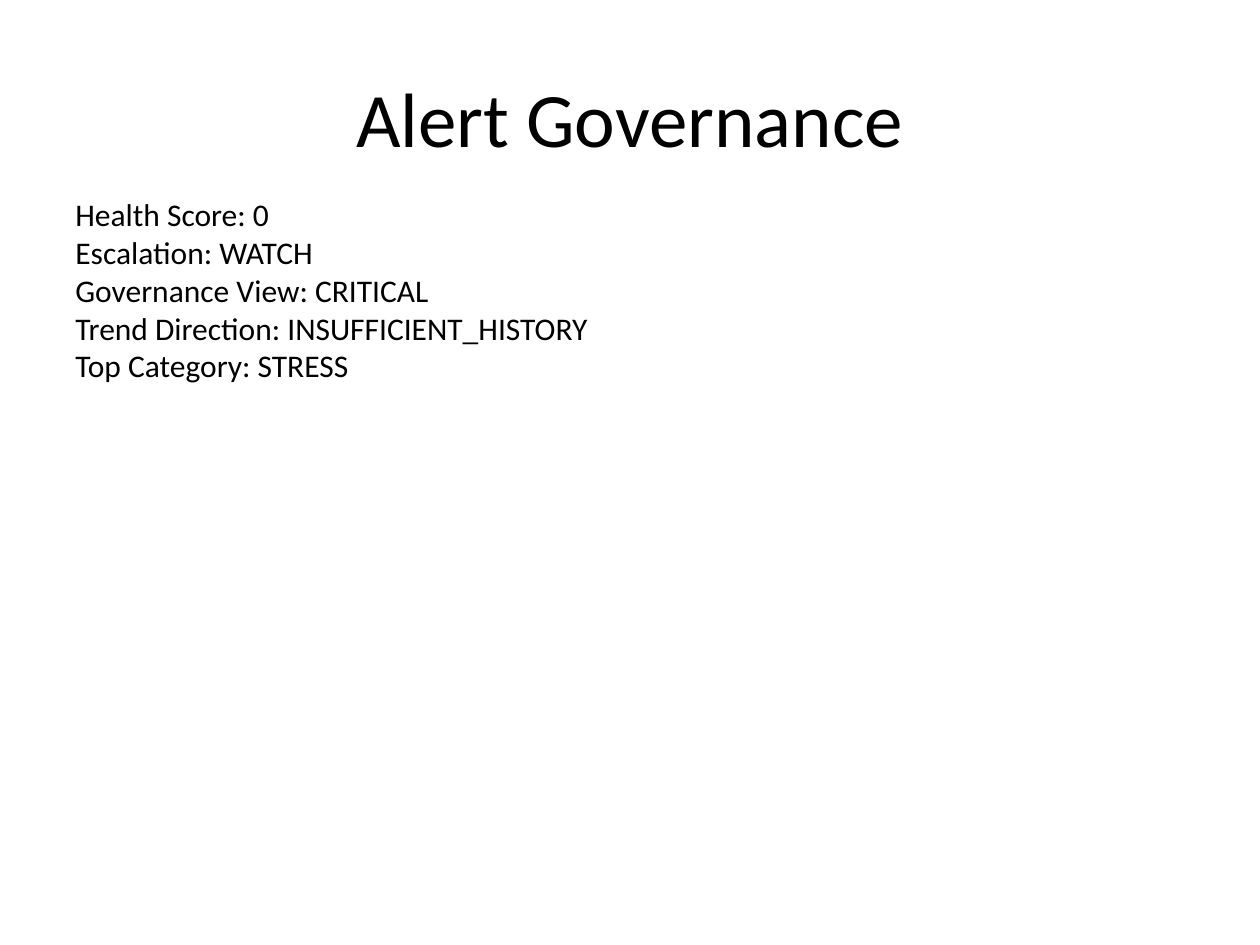
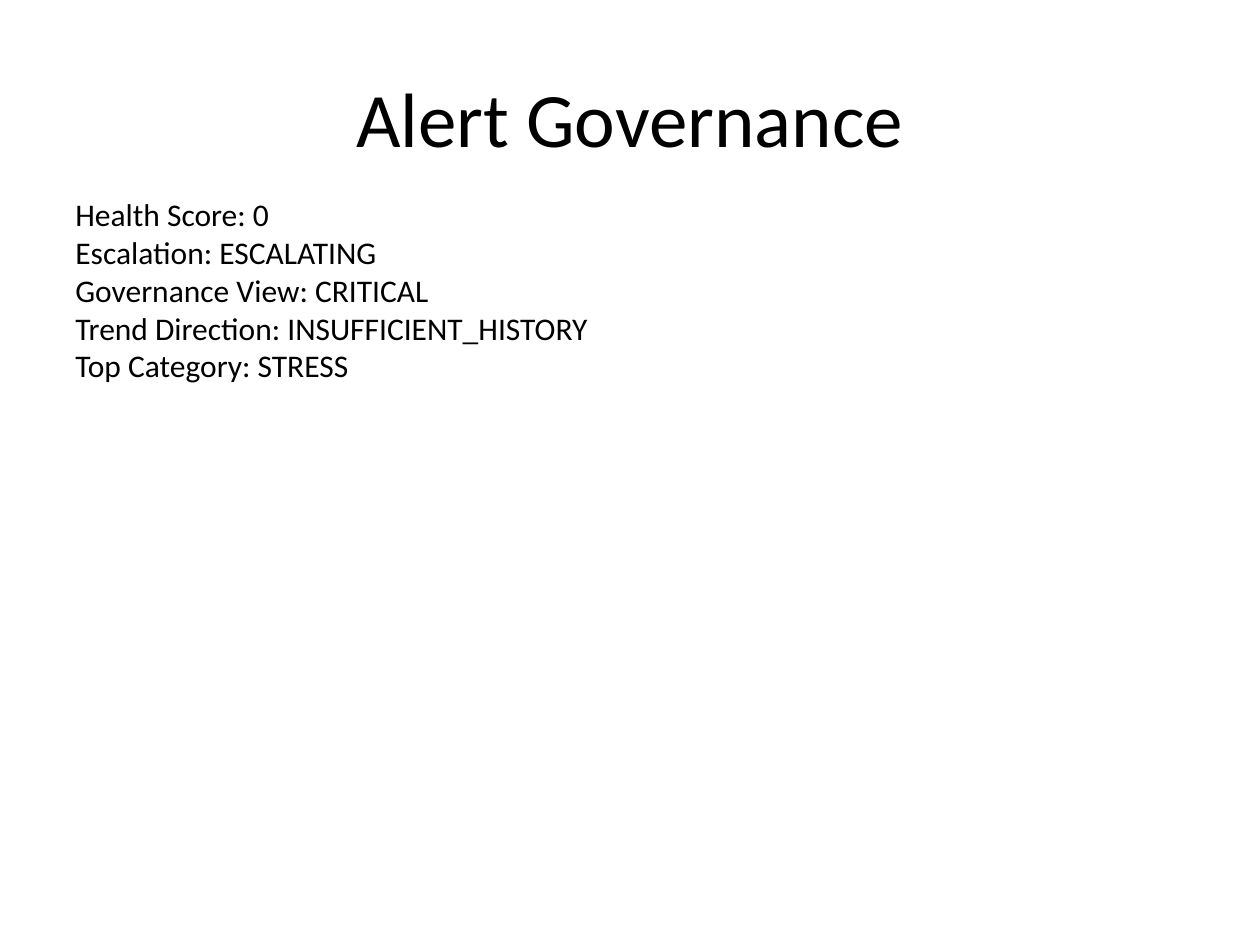
Before and after one commit to sakshinekkala28/Institutional_Quant_Platform, a slide deck: slide 8 of data/reports/investment_committee_presentation.pptx. Drawn at 1260x945 pixels with LibreOffice and Linux fonts; fonts in the diff are those of the drawing. Boxes give left, top, right and bottom in pixels: in the first picture for what was removed or moved away, otherwise in the second. Text is boxed around its words. In the diff, an @@ line names an element or a change of style, - is before the commit and + after.

```diff
--- a/data/reports/investment_committee_presentation.pptx
+++ b/data/reports/investment_committee_presentation.pptx
@@ text at (75,242,376,265): text changed @@
-Escalation: WATCH
+Escalation: ESCALATING
```
Also in this commit, not shown: 3 other slides changed, 8 other files.
